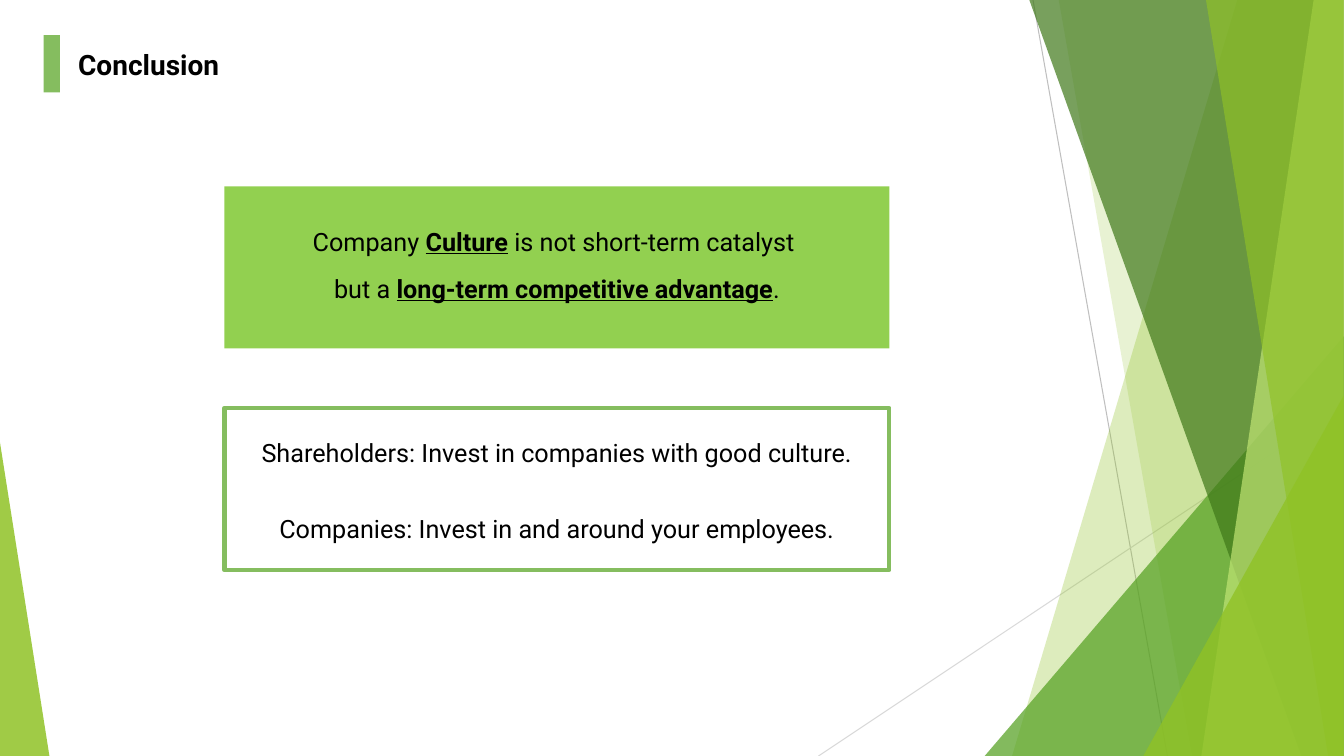
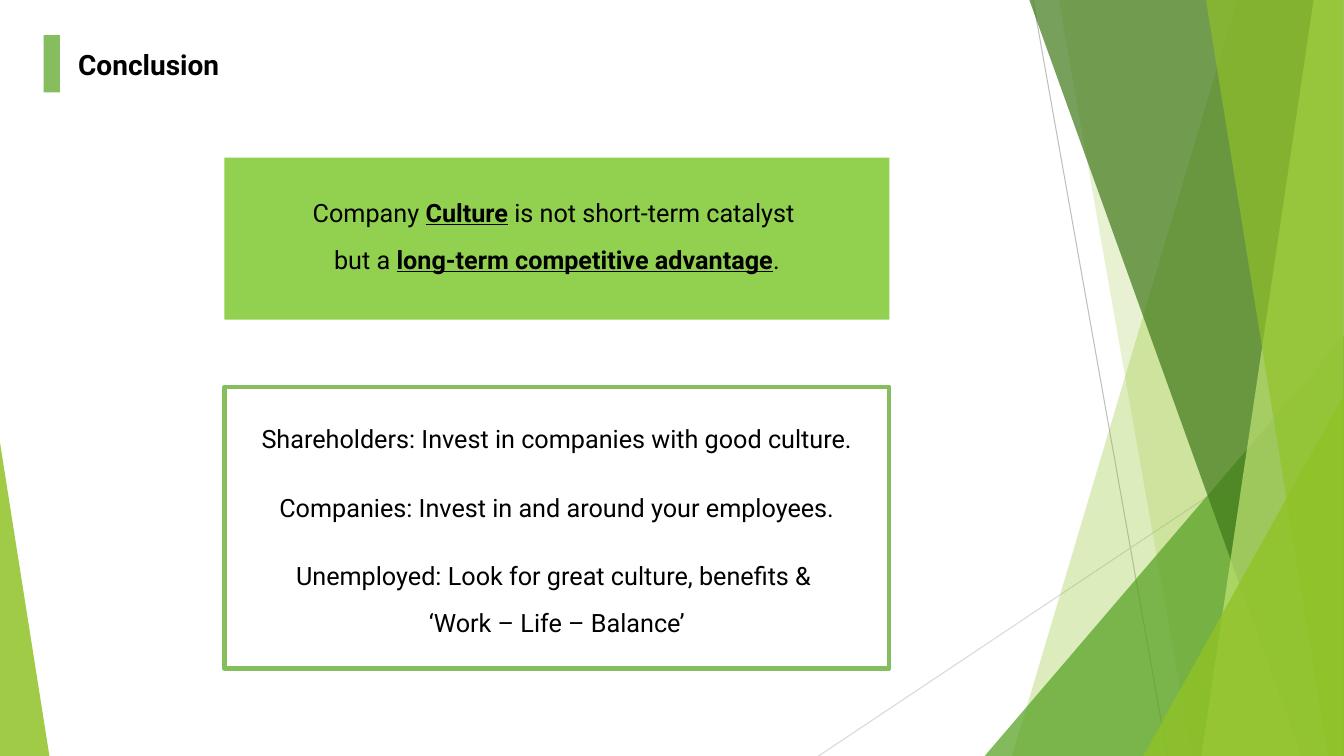
Before and after one commit to michaelcho1/gdscrape, a slide deck: slide 12 of Glassdoor Presentation.pptx. Drawn at 1344x756 pixels with LibreOffice and Linux fonts; fonts in the diff are those of the drawing. Boxes give left, top, right and bottom in pixels: in the first picture for what was removed or moved away, otherwise in the second. Text is boxed around its words. In the diff, an @@ line names an element or a change of style, - is before the commit and + after.

```diff
--- a/Glassdoor Presentation.pptx
+++ b/Glassdoor Presentation.pptx
@@ rectangle: place and size @@
-rectangle at [225, 187, 890, 349]
+rectangle at [225, 157, 890, 320]
@@ text "Company Culture is not short-term ...": place and size @@
-text "Company Culture is not short-term ..." at [313, 232, 794, 304]
+text "Company Culture is not short-term ..." at [313, 203, 794, 275]
@@ rectangle: place and size @@
-rectangle at [225, 408, 890, 571]
+rectangle at [225, 387, 890, 668]
@@ text "Shareholders: Invest in companies with ...": place and size @@
-text "Shareholders: Invest in companies with ..." at [262, 443, 852, 468]
+text "Shareholders: Invest in companies with ..." at [262, 429, 852, 454]
@@ text "Companies: Invest in and around ...": place and size @@
-text "Companies: Invest in and around ..." at [279, 519, 834, 544]
+text "Companies: Invest in and around ..." at [279, 498, 834, 523]
@@ text added at [296, 566, 789, 633], 18 pt, text #000000 @@
+Unemployed: Look for great culture, benefits &
+‘Work – Life – Balance’
```
Also in this commit, not shown: 1 other file.
